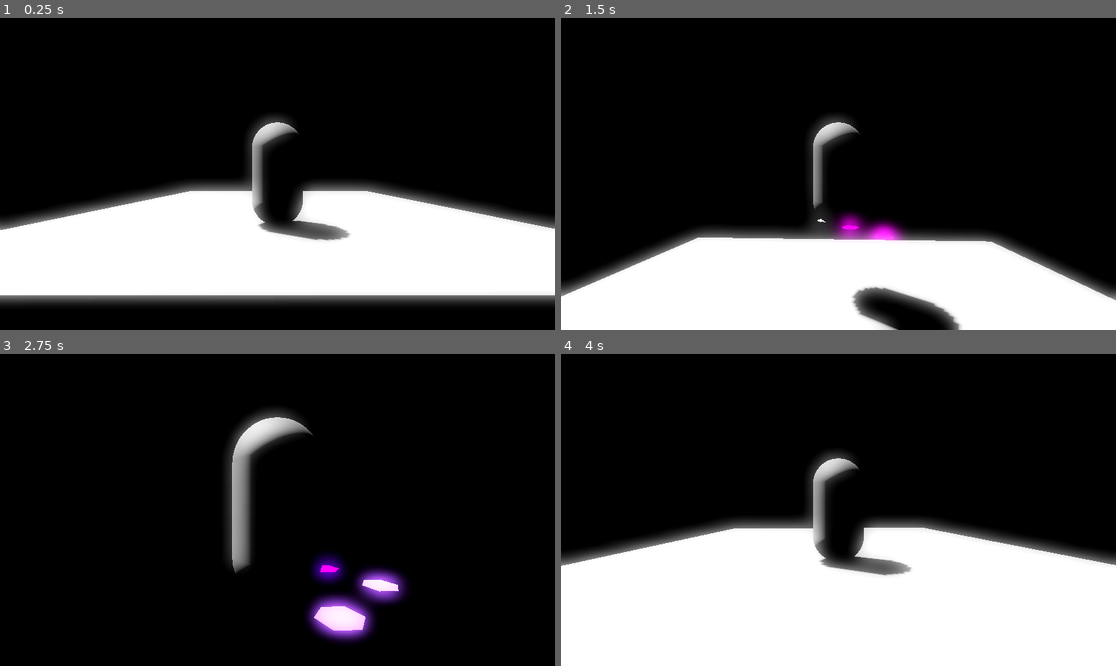
Above: before the commit, frames 1-4 (two rows, left to right).
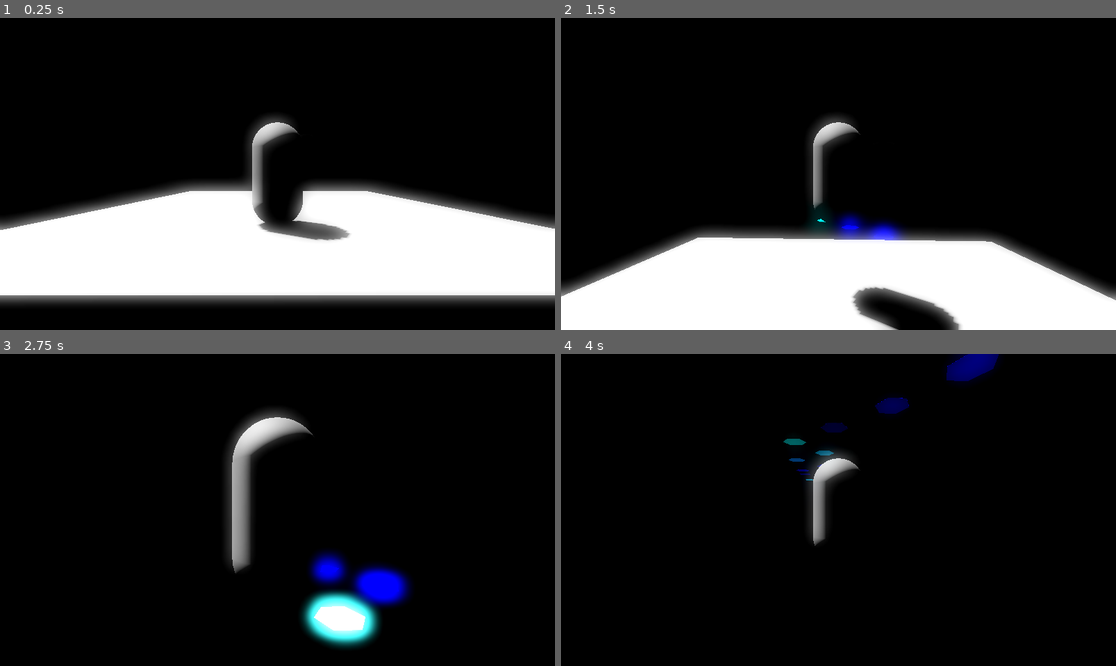
Above: after the commit, the same moments.

Repository: MartinGebske/GWJ_02_2026
Game: Godot game, scene res://scenes/test.tscn
Same seed, same stepped clock (60 frames per second), same inputs: the game is played once before the commit and once after it.
Inputs (mouse positions are in pixels of both pictures, inside the frame that each line leads up to):
- Up to frame 1 (0.25 s): no input
- Up to frame 2 (1.5 s): tap Enter (ui_accept) at 0.5, 0.77 s; move the mouse to (866, 174) at 0.52 s; hold Up (ui_up) from 0.53 s (still down); move the mouse to (810, 174) at 1.27 s
- Up to frame 3 (2.75 s): keep holding Up (ui_up); tap Enter (ui_accept) at 1.52 s; move the mouse to (288, 503) at 2.02 s
- Up to frame 4 (4 s): keep holding Up (ui_up); move the mouse to (832, 516) at 2.77 s; tap Enter (ui_accept) at 3.02, 3.77 s; move the mouse to (877, 513) at 3.52 s

The runs differ from the first frame. In frame 2, 1.1% of the frame differs, in the area x 44-63%, y 61-72%; in frame 3, 3.6%; in frame 4, 44%, in the area x 0-100%, y 0-100%.

Commit message:
Shader experiments

Diff:
--- a/scenes/bar.tscn
+++ b/scenes/bar.tscn
@@ -9,11 +9,16 @@
 [sub_resource type="ShaderMaterial" id="ShaderMaterial_bwlfd"]
 render_priority = 0
 shader = ExtResource("1_5dekh")
-shader_parameter/color = Color(0.8819366, 0.8819366, 0.88193655, 1)
-shader_parameter/lines_1 = 110.0
-shader_parameter/lines_2 = 40.0
-shader_parameter/_emission = 4.6510002209225
-shader_parameter/_fresnel = 3.162000150195
+shader_parameter/color = Color(1, 1, 1, 1)
+shader_parameter/emission_strength = 4.202000199595
+shader_parameter/fresnel_power = 0.10000000149012
+shader_parameter/gradient_strength = 0.594000028215
+shader_parameter/edge_intensity = 0.370000017575
+shader_parameter/top_edge_whiteness = 0.1770000084075
+shader_parameter/side_opacity = 0.010000000475
+shader_parameter/top_opacity = 0.32800001558
+shader_parameter/beat_strength = 0.0
+shader_parameter/alpha_fade = 1.0
 
 [sub_resource type="CylinderShape3D" id="CylinderShape3D_bwlfd"]
 height = 1.0
--- /dev/null
+++ b/scenes/deadzone.tscn
@@ -0,0 +1,26 @@
+[gd_scene load_steps=5 format=3 uid="uid://jtas3rrtanmw"]
+
+[ext_resource type="Script" uid="uid://nb18651bihyd" path="res://scripts/deadzone.gd" id="1_t3cga"]
+
+[sub_resource type="BoxShape3D" id="BoxShape3D_j5jx5"]
+size = Vector3(226.90216, 20.139648, 126.813354)
+
+[sub_resource type="StandardMaterial3D" id="StandardMaterial3D_t3cga"]
+albedo_color = Color(0, 0, 0, 1)
+proximity_fade_enabled = true
+
+[sub_resource type="BoxMesh" id="BoxMesh_xxx3g"]
+material = SubResource("StandardMaterial3D_t3cga")
+size = Vector3(250, 20, 150)
+
+[node name="Deadzone" type="Area3D"]
+script = ExtResource("1_t3cga")
+
+[node name="CollisionShape3D" type="CollisionShape3D" parent="."]
+transform = Transform3D(1, 0, 0, 0, 1, 0, 0, 0, 1, 112.95108, -24.01801, 0.67266846)
+shape = SubResource("BoxShape3D_j5jx5")
+
+[node name="MeshInstance3D" type="MeshInstance3D" parent="."]
+transform = Transform3D(1, 0, 0, 0, 1, 0, 0, 0, 1, 112.95108, -24.01801, 0.67266846)
+visible = false
+mesh = SubResource("BoxMesh_xxx3g")
--- a/scenes/test.tscn
+++ b/scenes/test.tscn
@@ -1,9 +1,9 @@
-[gd_scene load_steps=13 format=3 uid="uid://y2avlqtgpfmq"]
+[gd_scene load_steps=12 format=3 uid="uid://y2avlqtgpfmq"]
 
 [ext_resource type="AudioStream" uid="uid://cbtvrk3xgdvw0" path="res://music/22-Electronic-Bliss-FULL-SM454.mp3" id="1_lpvoh"]
 [ext_resource type="PackedScene" uid="uid://13mopqa4f0hq" path="res://scenes/spectrum.tscn" id="2_bl13t"]
 [ext_resource type="PackedScene" uid="uid://c6uu5dw7ulf0p" path="res://scenes/player.tscn" id="3_iyx0m"]
-[ext_resource type="Script" uid="uid://nb18651bihyd" path="res://scripts/deadzone.gd" id="4_74lek"]
+[ext_resource type="PackedScene" uid="uid://jtas3rrtanmw" path="res://scenes/deadzone.tscn" id="4_lpvoh"]
 [ext_resource type="PackedScene" uid="uid://qgge5xroqoln" path="res://scenes/bar.tscn" id="5_j5jx5"]
 [ext_resource type="Script" uid="uid://v2emx3ulh1g7" path="res://scripts/color_palette.gd" id="6_lpvoh"]
 
@@ -38,9 +38,6 @@
 [sub_resource type="BoxMesh" id="BoxMesh_74lek"]
 size = Vector3(10, 2, 10)
 
-[sub_resource type="BoxShape3D" id="BoxShape3D_j5jx5"]
-size = Vector3(226.90216, 20.139648, 126.813354)
-
 [node name="Main" type="Node3D"]
 
 [node name="DirectionalLight3D" type="DirectionalLight3D" parent="."]
@@ -69,18 +66,12 @@
 [node name="MeshInstance3D" type="MeshInstance3D" parent="StaticBody3D"]
 mesh = SubResource("BoxMesh_74lek")
 
-[node name="Deadzone" type="Area3D" parent="."]
-transform = Transform3D(1, 0, 0, 0, 1, 0, 0, 0, 1, -6.78684, 0, 0)
-script = ExtResource("4_74lek")
-
-[node name="CollisionShape3D" type="CollisionShape3D" parent="Deadzone"]
-transform = Transform3D(1, 0, 0, 0, 1, 0, 0, 0, 1, 112.95108, -9.569824, 0.67266846)
-shape = SubResource("BoxShape3D_j5jx5")
+[node name="Deadzone" parent="." instance=ExtResource("4_lpvoh")]
+transform = Transform3D(1, 0, 0, 0, 1, 0, 0, 0, 1, -6.78684, 3.6321583, 0)
 
 [node name="bar" parent="." instance=ExtResource("5_j5jx5")]
 transform = Transform3D(1, 0, 0, 0, 1, 0, 0, 0, 1, 0, 10.083185, 0)
-visible = false
 
 [node name="ColorPalette" type="Node" parent="."]
 script = ExtResource("6_lpvoh")
-palette_type = 5
+palette_type = 4
--- a/scripts/audio_spectrum.gd
+++ b/scripts/audio_spectrum.gd
@@ -13,7 +13,7 @@
 var spectrum = AudioEffectSpectrumAnalyzerInstance
 var heights: Array[Height] = []
 var bars: Array = []
-
+var fade_values: Array[float] = []
 var bar_scene: PackedScene = preload("res://scenes/bar.tscn")
 
 @onready var color_palette: BarColorPalette = $"../ColorPalette"
@@ -35,6 +35,7 @@
 		heights.append(Height.new())
 
 		var bar: Node3D = bar_scene.instantiate()
+		fade_values.append(1.0)
 		bar.position.x = i * 5.0
 		bar.scale = Vector3(3.0, 2.0, 3.0)
 
@@ -69,7 +70,13 @@
 
 		data.mesh.scale.y = height
 		data.collision.position.y = height / 2.0 - player_offset
-		data.material.set_shader_parameter("color", color)
+
+		#data.material.set_shader_parameter("color", color)
+		var material: ShaderMaterial = data.material # oder dein aktueller Zugriff
+		var beat = heights[i].actual
+
+		material.set_shader_parameter("color", color)
+		material.set_shader_parameter("beat_strength", beat)
 
 
 func _update_spectrum_data() -> void:
@@ -79,19 +86,22 @@
 		var l_magnitude: float = spectrum.get_magnitude_for_frequency_range(l_prev_hz, l_hz).length()
 		var l_energy: float = clampf((MIN_DB + linear_to_db(l_magnitude)) / MIN_DB, 0, 1)
 
+		heights[i].actual += randf_range(-1.0, 1.0)
+		heights[i].actual = clamp(heights[i].actual, 0, 1)
+
 		heights[i].high = max(heights[i].high, l_energy)
 		heights[i].low = lerp(heights[i].low, l_energy, 0.1)
-		heights[i].actual = lerp(heights[i].low, heights[i].high, 0.1)
+		heights[i].actual = lerp(heights[i].low, heights[i].high, 0.001)
 
 		l_prev_hz = l_hz
 
 
-func calculate_z_position(previous_z: float, max_z_offset: float, max_jump_distance: float, smoothness: float) -> float:
-	var target_z = randf_range(-max_z_offset, max_z_offset)
+func calculate_z_position(_previous_z: float, _max_z_offset: float, _max_jump_distance: float, _smoothness: float) -> float:
+	var target_z = randf_range(-_max_z_offset, _max_z_offset)
 	# Smooth it out via lerping
-	var new_z = lerp(previous_z, target_z, smoothness)
+	var new_z = lerp(_previous_z, target_z, _smoothness)
 	# Way to next bar is clamped:
-	new_z = clamp(new_z, previous_z - max_jump_distance, previous_z + max_jump_distance)
+	new_z = clamp(new_z, _previous_z - _max_jump_distance, _previous_z + _max_jump_distance)
 	return new_z
 
 class Height:
--- a/shaders/hologram.gdshader
+++ b/shaders/hologram.gdshader
@@ -1,57 +1,65 @@
 shader_type spatial;
-render_mode unshaded, shadows_disabled, world_vertex_coords;
-#include "res://scenes/funcs.gdshaderinc"
+render_mode unshaded, shadows_disabled;
 
-uniform vec3 color: source_color;
-uniform float lines_1: hint_range(0.0, 200.0, 1.0) = 2.0;
-uniform float lines_2: hint_range(0.0, 100.0, 1.0) = 2.0;
-uniform float _emission: hint_range(0.0, 10.0) = 1.0;
-uniform float _fresnel: hint_range(0.0, 10.0) = 1.0;
+uniform vec3 color : source_color = vec3(1.0, 0.0, 1.0);
+uniform float emission_strength : hint_range(0.0, 10.0) = 4.5;
+uniform float fresnel_power : hint_range(0.1, 10.0) = 4.0;
+uniform float gradient_strength : hint_range(0.0, 3.0) = 1.3;
+uniform float edge_intensity : hint_range(0.0, 10.0) = 6.0;
+uniform float top_edge_whiteness : hint_range(0.0, 1.0) = 0.9;
+uniform float side_opacity : hint_range(0.0, 1.0) = 0.8;
+uniform float top_opacity : hint_range(0.0, 1.0) = 1.0;
 
-varying float rand_dist;
+uniform float beat_strength : hint_range(0.0, 2.0) = 0.0;
+uniform float alpha_fade : hint_range(0.0, 1.0) = 1.0;
 
-void vertex(){
-	float distortion = sin(TIME* 10.0 * VERTEX.y * 30.0) * 0.04;
-	float rand_time = random(TIME);
-	rand_dist = step(rand_time,0.05);
-	VERTEX.x += distortion * rand_dist;
+varying float height_mask;
+varying float top_mask_v;
+
+void vertex() {
+	// Height gradient
+	height_mask = clamp(VERTEX.y, 0.0, 1.0);
+
+	// This is the HEX top
+	top_mask_v = dot(NORMAL, vec3(0.0, 1.0, 0.0));
 }
 
-void fragment(){
-	// this produces random noise evenly distributed without a UV from a model from include
-	float screen_noise = random2_1(SCREEN_UV);
-	// this is the fresnel from the include
-	float screen_fresnel = fresnel(_fresnel, NORMAL, VIEW);
+void fragment() {
+	// === BASE SYNTHWAVE GRADIENT ===
+	vec3 dark = color * 0.2;
+	vec3 bright = color * (1.0 + gradient_strength + beat_strength);
+	vec3 gradient_color = mix(dark, bright, height_mask);
 
-	// -- add even lines
-	vec2 igrid = floor(SCREEN_UV * lines_1) / lines_1;
-	float l1 = mod(igrid.y,2.0);
-	l1 = mix(0.4, 1.0, l1);
+	// === SIDE FRESNEL GLOW (Synthwave Rim) ===
+	float fresnel = pow(1.0 - dot(NORMAL, VIEW), fresnel_power);
+	vec3 rim_color = gradient_color * (1.0 + fresnel * 2.5);
 
-	// -- random lines
-	vec2 uv2 = SCREEN_UV;
-	uv2.y -= TIME * 0.06;
-	vec2 igrid2 = floor(uv2 * lines_2);
-	float l2 = random(igrid2.y);
-	// create just black and white lines
-	l2 = step(0.2, l2);
-	l2 = mix(0.2, 1.0, l2);
+	// === TOP SURFACE DETECTION ===
+	float top_surface = smoothstep(0.6, 1.0, top_mask_v);
 
-	// Berechne, ob die Fläche nach oben zeigt (Dot-Produkt mit der Y-Achse)
-	float is_facing_up = dot(NORMAL, vec3(0.0, 1.0, 0.0));
-	// Je näher an 1.0, desto mehr zeigt die Fläche nach oben
-	float alpha_up = smoothstep(0.1, 1.0, is_facing_up); // Schwellenwert anpassen
+	// Top bekommt extra Helligkeit auf Beat
+	vec3 top_boost = gradient_color * (1.0 + beat_strength * 2.0) * top_surface;
 
 
-	// edges
-	float edge_intensity = pow(screen_fresnel, 2.0);
-	vec3 edge_color = color * 10.0;
+	// === SEPARATE FADE CONTROL (für Auflösen!) ===
+	float alpha_base = mix(side_opacity, top_opacity, top_surface);
+	float final_alpha = alpha_base * alpha_fade;
 
-	//vec3 edge_color = vec3(1.0); // would be white
-	edge_color = mix(color, edge_color, edge_intensity);
+	// Weißer Edge Glow auf der Oberseite
+	vec3 white_edge = mix(color * edge_intensity, vec3(1.0) * edge_intensity, top_edge_whiteness);
 
-	float mixed = screen_noise * screen_fresnel * l1 * l2;
-	ALBEDO = mix(color, edge_color,edge_intensity) * mix(_emission, _emission + 5.0, rand_dist);
-	ALPHA = mix(mixed, 1.0, alpha_up);
+	// Kombiniere: Seiten-Rim + Top-Edge Glow
+	vec3 final_color = rim_color + white_edge * top_boost;
 
+	// === AUDIO REACTIVE EMISSION ===
+	float reactive_emission = emission_strength + (beat_strength * 15.0);
+	vec3 emission = final_color * reactive_emission;
+
+
+	// === OPAQUE TOP (für Jumping Gameplay) ===
+	float alpha = mix(side_opacity, top_opacity, top_surface);
+
+	ALBEDO = final_color;
+	EMISSION = emission;
+	ALPHA = final_alpha;
 }
